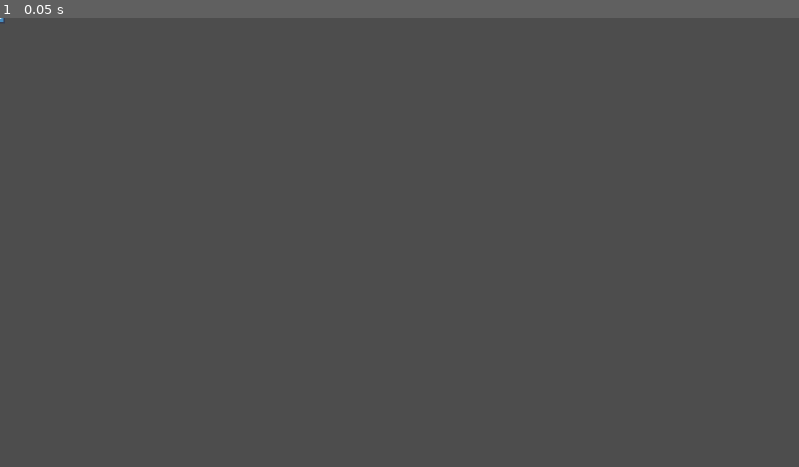
Above: before the commit, frame 1.
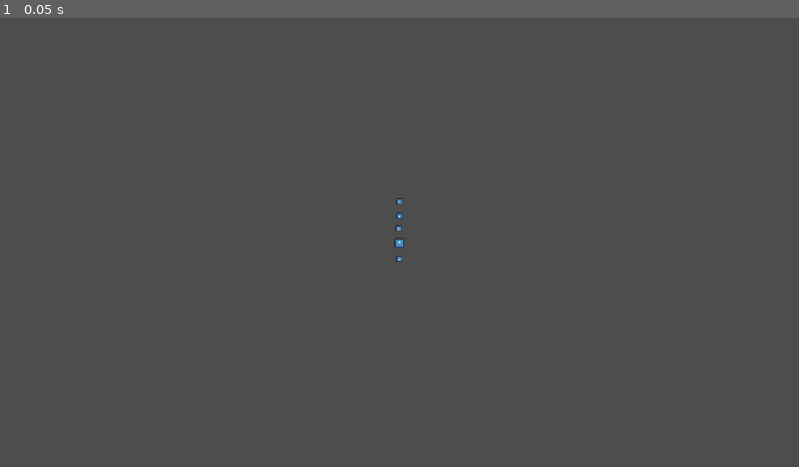
Above: after the commit, the same moment.

Repository: blueegreen/capman
Game: Godot game, scene res://player/game.tscn
Two runs of this game, one before a commit and one after it. Both use one fixed random seed, a clock stepped at 60 frames per second and the inputs below. Before the commit the project starts from res://game.tscn. The engine's default icon, where the game draws it, is replaced by a stand-in: a white triangle on a blue panel in a dark square.
Inputs:
- Up to frame 1 (0.05 s): no input

The runs differ from the first frame. In frame 1, less than 0.1% of the frame differs, in the area x 0-51%, y 0-55%.
Error before the commit: Attempt to call function 'is_in_group' in base 'null instance' on a null instance. (res://capman.gd:17)

Commit message:
folder fix

Diff:
--- a/game.tscn
+++ /dev/null
@@ -1,17 +0,0 @@
-[gd_scene load_steps=3 format=3 uid="uid://bhnlhoc22qe7w"]
-
-[ext_resource type="PackedScene" uid="uid://db7531pu6sgsm" path="res://capman.tscn" id="1_o6jc4"]
-[ext_resource type="PackedScene" uid="uid://dwswa6qxuu3gf" path="res://food.tscn" id="2_txs2e"]
-
-[node name="game" type="Node2D"]
-
-[node name="player" parent="." instance=ExtResource("1_o6jc4")]
-
-[node name="food" parent="." groups=["food"] instance=ExtResource("2_txs2e")]
-position = Vector2(-1, -20)
-
-[node name="food2" parent="." groups=["food"] instance=ExtResource("2_txs2e")]
-position = Vector2(0, -59)
-
-[node name="food3" parent="." groups=["food"] instance=ExtResource("2_txs2e")]
-position = Vector2(0, -38)
--- a/capman.gd
+++ b/player/capman.gd
@@ -13,12 +13,13 @@
 var dir_v = - 1
 
 func _process(delta):
-	if up.is_colliding() or down.is_colliding():
+	await get_tree().create_timer(1).timeout
+	if up.is_colliding() and down.is_colliding():
 		if up.get_collider().is_in_group("food") and not down.get_collider().is_in_group("food"):
 			position.y += SPEED * dir_v * delta
 			#position.x += 0 * SPEED  * dir_h * delta
 		elif not up.get_collider().is_in_group("food") and down.get_collider().is_in_group("food"):
 			position.y += -1 * SPEED * dir_v *delta
 			#position.x += 0 * SPEED * dir_h * delta
-		elif up.get_collider.is_in_group("food") and down.get_collider().is_in_group("food"):
+		elif up.get_collider().is_in_group("food") and down.get_collider().is_in_group("food"):
 			position.y += dir_v * SPEED * delta
--- a/capman.tscn
+++ b/player/capman.tscn
@@ -1,6 +1,6 @@
 [gd_scene load_steps=6 format=3 uid="uid://db7531pu6sgsm"]
 
-[ext_resource type="Script" path="res://capman.gd" id="1_1xjef"]
+[ext_resource type="Script" path="res://player/capman.gd" id="1_1xjef"]
 [ext_resource type="Texture2D" uid="uid://dmkpq8lyvismj" path="res://icon.svg" id="2_3mjkv"]
 
 [sub_resource type="CircleShape2D" id="CircleShape2D_mg3lv"]
--- a/food.tscn
+++ b/player/food.tscn
@@ -1,6 +1,6 @@
 [gd_scene load_steps=6 format=3 uid="uid://dwswa6qxuu3gf"]
 
-[ext_resource type="Script" path="res://food.gd" id="1_s1svk"]
+[ext_resource type="Script" path="res://player/food.gd" id="1_s1svk"]
 [ext_resource type="Texture2D" uid="uid://dmkpq8lyvismj" path="res://icon.svg" id="2_5eio0"]
 
 [sub_resource type="CircleShape2D" id="CircleShape2D_wl6eg"]
--- /dev/null
+++ b/player/game.tscn
@@ -0,0 +1,22 @@
+[gd_scene load_steps=3 format=3 uid="uid://pqce4evc8xcf"]
+
+[ext_resource type="PackedScene" uid="uid://db7531pu6sgsm" path="res://player/capman.tscn" id="1_o6jc4"]
+[ext_resource type="PackedScene" uid="uid://dwswa6qxuu3gf" path="res://player/food.tscn" id="2_txs2e"]
+
+[node name="game" type="Node2D"]
+
+[node name="player" parent="." instance=ExtResource("1_o6jc4")]
+
+[node name="food" parent="." groups=["food"] instance=ExtResource("2_txs2e")]
+position = Vector2(-1, -20)
+
+[node name="food4" parent="." groups=["food"] instance=ExtResource("2_txs2e")]
+position = Vector2(0, 24)
+
+[node name="food2" parent="." groups=["food"] instance=ExtResource("2_txs2e")]
+position = Vector2(0, -59)
+
+[node name="food3" parent="." groups=["food"] instance=ExtResource("2_txs2e")]
+position = Vector2(0, -38)
+
+[node name="Camera2D" type="Camera2D" parent="."]
--- a/project.godot
+++ b/project.godot
@@ -11,7 +11,7 @@
 [application]
 
 config/name="Capman"
-run/main_scene="res://game.tscn"
+run/main_scene="res://player/game.tscn"
 config/features=PackedStringArray("4.2", "Forward Plus")
 config/icon="res://icon.svg"
 
Renamed: food.gd -> player/food.gd
